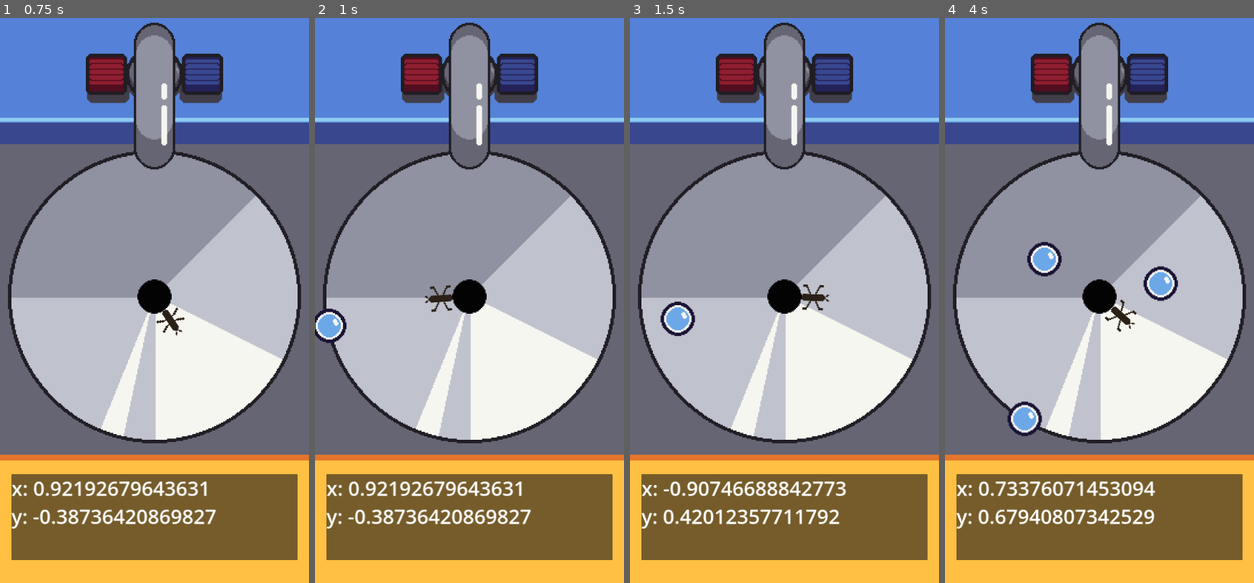
Above: before the commit, frames 1-4 (left to right).
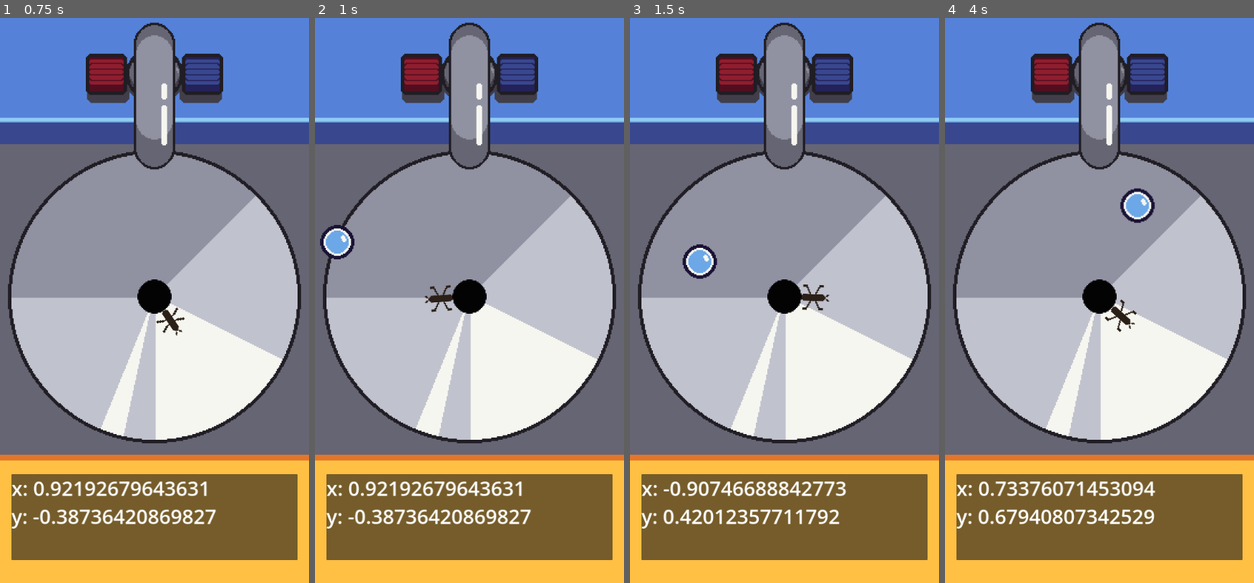
Above: after the commit, the same moments.

Repository: marCOmics/GGJ2025_Bubble
Game: Godot game, scene res://src/root.tscn
The game is run twice, just before and just after one commit, with the same random seed, the same clock (stepped at 60 frames per second) and the same inputs.
Inputs (mouse positions are in pixels of both pictures, inside the frame that each line leads up to):
- Up to frame 1 (0.75 s): move the mouse to (222, 266) at 0.52 s; click (222, 266) at 0.67 s
- Up to frame 2 (1 s): no input
- Up to frame 3 (1.5 s): move the mouse to (722, 323) at 1.27 s; click (722, 323) at 1.42 s
- Up to frame 4 (4 s): move the mouse to (1130, 170) at 2.02 s; click (1130, 170) at 2.17 s; move the mouse to (1084, 413) at 2.77 s; click (1084, 413) at 2.92 s; move the mouse to (1192, 385) at 3.52 s; click (1192, 385) at 3.67 s

Frame 1 is identical in both runs. In frame 2, 1.0% of the frame differs, in the area x 0-13%, y 36-58%; in frame 3, 1.0%; in frame 4, 2.1%, in the area x 20-76%, y 30-75%.

Commit message:
Despawn bubbles

Diff:
--- a/ggj2025_bubble_mrm/src/bubble.gd
+++ b/ggj2025_bubble_mrm/src/bubble.gd
@@ -1,4 +1,5 @@
 extends Sprite2D
+class_name GGJ_Bubble
 
 enum BUBBLE_TYPES{
 	NORMAL = 0, #avoid
@@ -15,14 +16,15 @@
 }
 
 const SINK_RADIUS = 500
-const SPEED := 4.0
+var _speed := 6.0
 var _degree : float
 var _radius := SINK_RADIUS
+#var _bubbleListParent : Node2D
 
 # Called when the node enters the scene tree for the first time.
 func _ready() -> void:
 	_degree = GGJ_Game.RNG.randf_range(-90.0, 360.0)
-	offset = calc_offset(SINK_RADIUS)
+	position = calc_pos(SINK_RADIUS)
 
 
 #func init(p_degree : float) -> void:
@@ -34,11 +36,28 @@
 	#const AMPLITUDE : float = 100
 	#var freq : float = 10.0
 	#offset.x = cos(delta*freq) * AMPLITUDE
-	_radius -= SPEED
-	offset = calc_offset(_radius)
+	_radius -= _speed
+	position = calc_pos(_radius)
 	pass
 
 
-func calc_offset(p_radius: float, p_degree : float = _degree) -> Vector2:
+func calc_pos(p_radius: float, p_degree : float = _degree) -> Vector2:
 	return Vector2(sin(deg_to_rad(p_degree)), \
 				   cos(deg_to_rad(p_degree))) * p_radius
+
+
+func despawn(p_bubbleList : Node2D) -> void:
+	if !$AnimationPlayer.is_playing():
+		$CharacterBody2D/CollisionShape2D.disabled = true #instantly remove collision
+		_speed = 2.0 #Stop moving
+		$AnimationPlayer.play("Despawn")
+		await $AnimationPlayer.animation_finished
+		hide()
+		p_bubbleList.remove_child(self)
+
+
+#func _on_animation_player_animation_finished(anim_name: StringName) -> void:
+	#match "anim_name":
+		#"Despawn":
+			#hide()
+			#_bubbleListParent.remove_child(self)
--- a/ggj2025_bubble_mrm/src/bubble.tscn
+++ b/ggj2025_bubble_mrm/src/bubble.tscn
@@ -1,19 +1,62 @@
-[gd_scene load_steps=4 format=3 uid="uid://dltagou3gheta"]
+[gd_scene load_steps=7 format=3 uid="uid://dltagou3gheta"]
 
 [ext_resource type="Texture2D" uid="uid://dsb7m3j866tdf" path="res://res/Bubbles.png" id="1_n7gel"]
 [ext_resource type="Script" path="res://src/bubble.gd" id="2_d2ie5"]
 
 [sub_resource type="CircleShape2D" id="CircleShape2D_rb00x"]
 
+[sub_resource type="Animation" id="Animation_3a42n"]
+resource_name = "Despawn"
+length = 0.5
+tracks/0/type = "value"
+tracks/0/imported = false
+tracks/0/enabled = true
+tracks/0/path = NodePath(".:scale")
+tracks/0/interp = 1
+tracks/0/loop_wrap = true
+tracks/0/keys = {
+"times": PackedFloat32Array(0, 0.5),
+"transitions": PackedFloat32Array(1, 1),
+"update": 0,
+"values": [Vector2(1, 1), Vector2(1e-05, 1e-05)]
+}
+
+[sub_resource type="Animation" id="Animation_xjamk"]
+length = 0.001
+tracks/0/type = "value"
+tracks/0/imported = false
+tracks/0/enabled = true
+tracks/0/path = NodePath(".:scale")
+tracks/0/interp = 1
+tracks/0/loop_wrap = true
+tracks/0/keys = {
+"times": PackedFloat32Array(0),
+"transitions": PackedFloat32Array(1),
+"update": 0,
+"values": [Vector2(1, 1)]
+}
+
+[sub_resource type="AnimationLibrary" id="AnimationLibrary_kjp1j"]
+_data = {
+"Despawn": SubResource("Animation_3a42n"),
+"RESET": SubResource("Animation_xjamk")
+}
+
 [node name="Bubble" type="Sprite2D"]
-position = Vector2(-1, 0)
 texture = ExtResource("1_n7gel")
 hframes = 8
 vframes = 8
 script = ExtResource("2_d2ie5")
 
-[node name="StaticBody2D" type="StaticBody2D" parent="."]
+[node name="CharacterBody2D" type="CharacterBody2D" parent="."]
 
-[node name="CollisionShape2D" type="CollisionShape2D" parent="StaticBody2D"]
+[node name="CollisionShape2D" type="CollisionShape2D" parent="CharacterBody2D"]
 scale = Vector2(5, 5)
 shape = SubResource("CircleShape2D_rb00x")
+
+[node name="AnimationPlayer" type="AnimationPlayer" parent="."]
+libraries = {
+"": SubResource("AnimationLibrary_kjp1j")
+}
+
+[connection signal="animation_finished" from="AnimationPlayer" to="." method="_on_animation_player_animation_finished"]
--- a/ggj2025_bubble_mrm/src/game.gd
+++ b/ggj2025_bubble_mrm/src/game.gd
@@ -5,6 +5,7 @@
 @onready var _gyroscope := $Gyroscope
 @onready var _skeeter := $ParallaxBackground/ParallaxDown/Skeeter
 @onready var _label := $ParallaxBackground/ParallaxUp/Panel/RichTextLabel
+@onready var _bubbleList := $ParallaxBackground/ParallaxDown/Bubbles
 
 static var RNG = RandomNumberGenerator.new()
 var _timeTillNextBubbleSpawn : float =  1
@@ -43,10 +44,29 @@
 func spawn_bubbles(p_delta: float) -> void:
 	const MIN_TIME_TO_SPAWN = 0.5
 	const MAX_TIME_TO_SPAWN = 3.0
+
 	_timeTillNextBubbleSpawn -= p_delta
 	#print("Time till spawn: " + str(_timeTillNextBubbleSpawn))
 
 	if _timeTillNextBubbleSpawn <= 0:
 		var newBubble := bubbleSCN.instantiate()
-		$ParallaxBackground/ParallaxDown/Bubbles.add_child(newBubble)
+		newBubble.position = Vector2(1000, 0)  #so it doesn't trigger the collision when spawning
+		_bubbleList.add_child(newBubble)
 		_timeTillNextBubbleSpawn = RNG.randf_range(MIN_TIME_TO_SPAWN, MAX_TIME_TO_SPAWN)
+
+
+func _on_hole_body_entered(body: Node2D) -> void:
+	if body is GGJ_Skeeter:
+		print("GAME OVER")
+		get_tree().paused = true
+	else:
+		despawn_bubble(body)
+	pass # Replace with function body.
+
+
+func despawn_bubble(p_body: Node2D) -> void:
+	#print("Despawn bubble " + str(p_body)+ " from: " + str(_bubbleList.get_children()))
+	for child in _bubbleList.get_children():
+		if child == p_body.get_parent():
+			var bubbleToDespawn : GGJ_Bubble = p_body.get_parent()
+			bubbleToDespawn.despawn(_bubbleList)
--- a/ggj2025_bubble_mrm/src/root.tscn
+++ b/ggj2025_bubble_mrm/src/root.tscn
@@ -1,6 +1,5 @@
-[gd_scene load_steps=9 format=3 uid="uid://vg4ysocm2e6b"]
+[gd_scene load_steps=8 format=3 uid="uid://vg4ysocm2e6b"]
 
-[ext_resource type="PackedScene" uid="uid://dltagou3gheta" path="res://src/bubble.tscn" id="1_7228i"]
 [ext_resource type="Script" path="res://src/game.gd" id="1_mdjyi"]
 [ext_resource type="Texture2D" uid="uid://do0ahv27t2cw0" path="res://res/Background.png" id="2_3brtk"]
 [ext_resource type="Texture2D" uid="uid://bibqqg54l7sut" path="res://res/Sink.png" id="2_doqv5"]
@@ -31,9 +30,9 @@
 [node name="Sink" type="Sprite2D" parent="ParallaxBackground/ParallaxDown"]
 texture = ExtResource("2_doqv5")
 
-[node name="StaticBody2D" type="StaticBody2D" parent="ParallaxBackground/ParallaxDown/Sink"]
+[node name="Hole" type="Area2D" parent="ParallaxBackground/ParallaxDown/Sink"]
 
-[node name="CollisionShape2D" type="CollisionShape2D" parent="ParallaxBackground/ParallaxDown/Sink/StaticBody2D"]
+[node name="CollisionShape2D" type="CollisionShape2D" parent="ParallaxBackground/ParallaxDown/Sink/Hole"]
 scale = Vector2(3, 3)
 shape = SubResource("CircleShape2D_0k5qo")
 
@@ -41,8 +40,7 @@
 
 [node name="Bubbles" type="Node2D" parent="ParallaxBackground/ParallaxDown"]
 
-[node name="Bubble" parent="ParallaxBackground/ParallaxDown/Bubbles" instance=ExtResource("1_7228i")]
-visible = false
+[node name="Bubble" parent="ParallaxBackground/ParallaxDown/Bubbles" instance_placeholder="res://src/bubble.tscn"]
 position = Vector2(2, -336)
 
 [node name="ParallaxUp" type="ParallaxLayer" parent="ParallaxBackground"]
@@ -72,3 +70,5 @@
 offset_bottom = 40.0
 bbcode_enabled = true
 text = "test"
+
+[connection signal="body_entered" from="ParallaxBackground/ParallaxDown/Sink/Hole" to="." method="_on_hole_body_entered"]
--- a/ggj2025_bubble_mrm/src/skeeter.gd
+++ b/ggj2025_bubble_mrm/src/skeeter.gd
@@ -1,5 +1,5 @@
 extends Sprite2D
-
+class_name GGJ_Skeeter
 
 var _degree : float = 0.0
 var _lastTickDegree : float = _degree
--- a/ggj2025_bubble_mrm/src/skeeter.tscn
+++ b/ggj2025_bubble_mrm/src/skeeter.tscn
@@ -54,9 +54,9 @@
 "": SubResource("AnimationLibrary_dphl7")
 }
 
-[node name="StaticBody2D" type="StaticBody2D" parent="."]
+[node name="CharacterBody2D" type="CharacterBody2D" parent="."]
 
-[node name="CollisionShape2D" type="CollisionShape2D" parent="StaticBody2D"]
+[node name="CollisionShape2D" type="CollisionShape2D" parent="CharacterBody2D"]
 position = Vector2(100, 0)
-scale = Vector2(5, 5)
+scale = Vector2(3, 3)
 shape = SubResource("CircleShape2D_bhv56")
--- /dev/null
+++ b/ggj2025_bubble_mrm/src/start_screen.tscn
@@ -0,0 +1,7 @@
+[gd_scene format=3 uid="uid://i1wvtervecl5"]
+
+[node name="StartScreen" type="Node2D"]
+
+[node name="TextureRect" type="TextureRect" parent="."]
+offset_right = 40.0
+offset_bottom = 40.0
Not shown, changed: ggj2025_bubble_mrm/bin/ggj2025_bubble_mrm.apk
Not shown, changed: ggj2025_bubble_mrm/bin/ggj2025_bubble_mrm.apk.idsig
